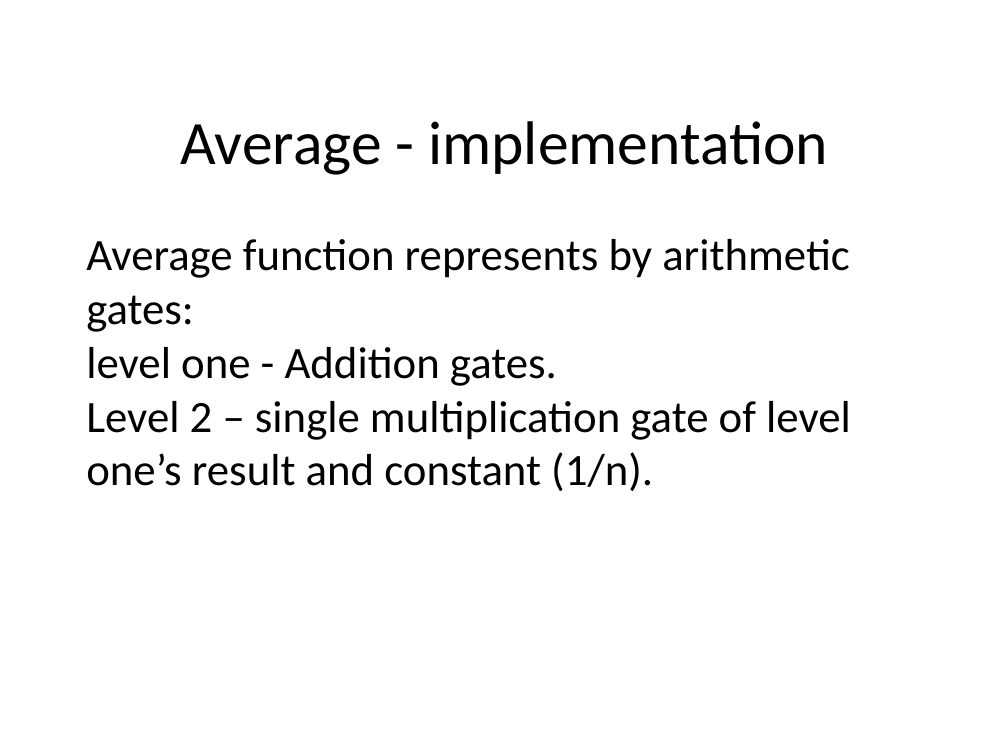
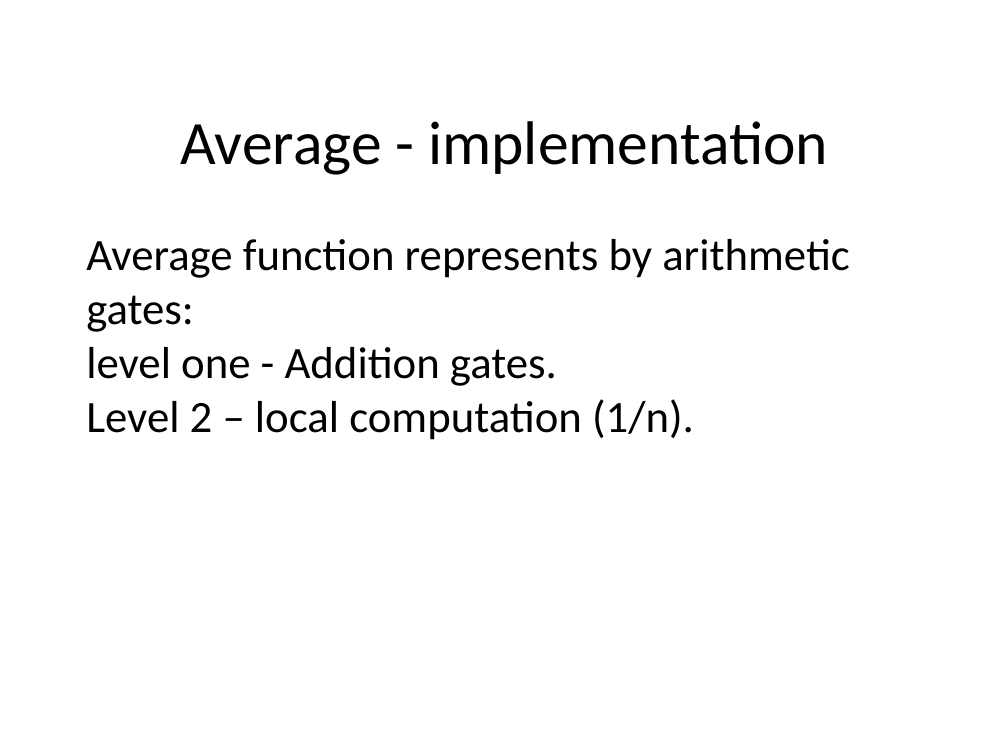
Before and after one commit to yarneo/cryptography-nir-itay-yarden, a slide deck: slide 8 of Cryptography Project - meeting2.pptx. Drawn at 1008x756 pixels with LibreOffice and Linux fonts; fonts in the diff are those of the drawing. Boxes give left, top, right and bottom in pixels: in the first picture for what was removed or moved away, otherwise in the second. Text is boxed around its words. In the diff, an @@ line names an element or a change of style, - is before the commit and + after.

```diff
--- a/Cryptography Project - meeting2.pptx
+++ b/Cryptography Project - meeting2.pptx
@@ text at (86,399,694,440): text changed @@
-Level 2 – single multiplication gate of level one’s result and constant (1/n).
+Level 2 – local computation (1/n).
```
Also in this commit, not shown: 2 other slides changed, 1 slide added.
